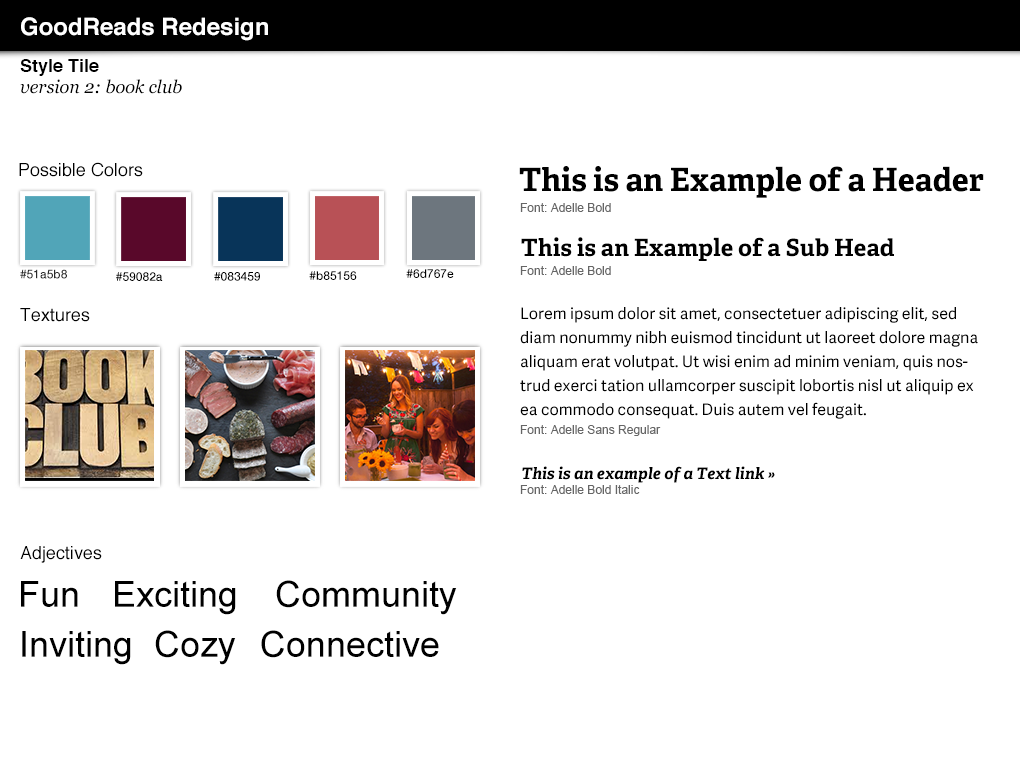
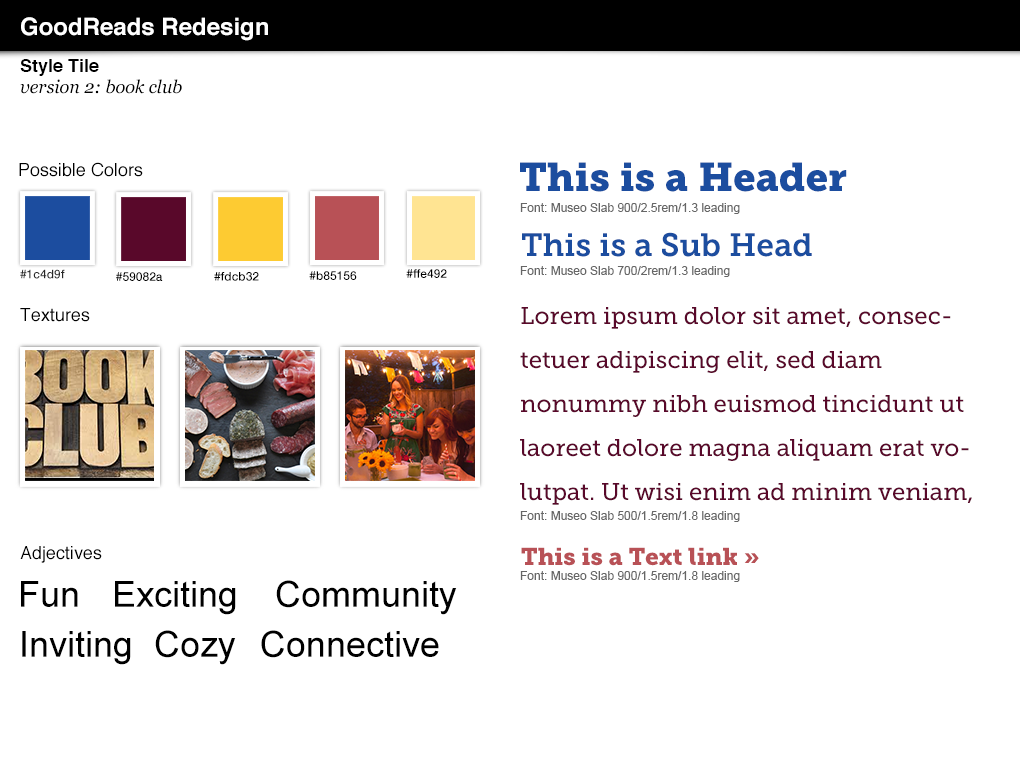
Revision of a layered w=1020, h=760 image; what changed, layer by layer:
renamed "#51a5b8" to "#1c4d9f", painted on it over [27, 269, 67, 279]
renamed "#083459" to "#fdcb32", painted on it over [220, 272, 260, 281]
renamed "#6d767e" to "#ffe492", painted on it over [413, 269, 454, 278]
renamed "Font: Adelle Bold" to "Font: Museo Slab 900/2.5rem/1.3 leading", painted on it over [550, 203, 740, 214]
renamed "This is an Example of a Header" to "This is a Header", painted on it over [519, 162, 984, 198]
renamed "Font: Adelle Bold" to "Font: Museo Slab 700/2rem/1.3 leading", painted on it over [550, 266, 730, 277]
renamed "This is an Example of a Sub Head" to "This is a Sub Head", painted on it over [521, 232, 894, 261]
renamed "Font: Adelle Sans Regular" to "Font: Museo Slab 500/1.5rem/1.8 leading", painted on it over [520, 425, 740, 522]
painted on "Lorem ipsum dolor sit amet, consectetuer adipiscing elit, sed d" over [520, 307, 978, 505]
renamed "This is an example of a Text link »" to "This is a Text link »", painted on it over [521, 466, 775, 566]
renamed "Font: Adelle Bold Italic" to "Font: Museo Slab 900/1.5rem/1.8 leading", painted on it over [520, 485, 740, 582]
